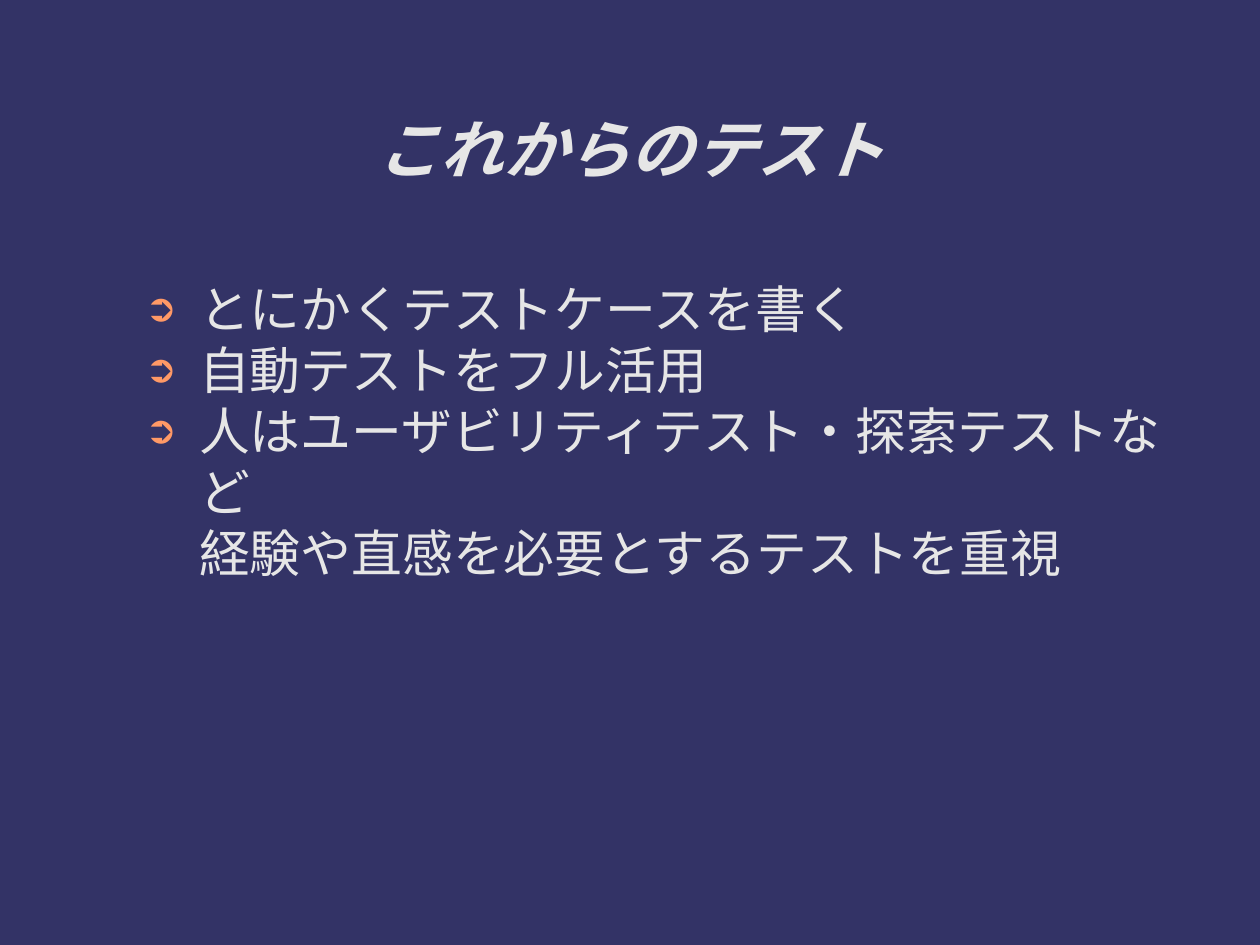
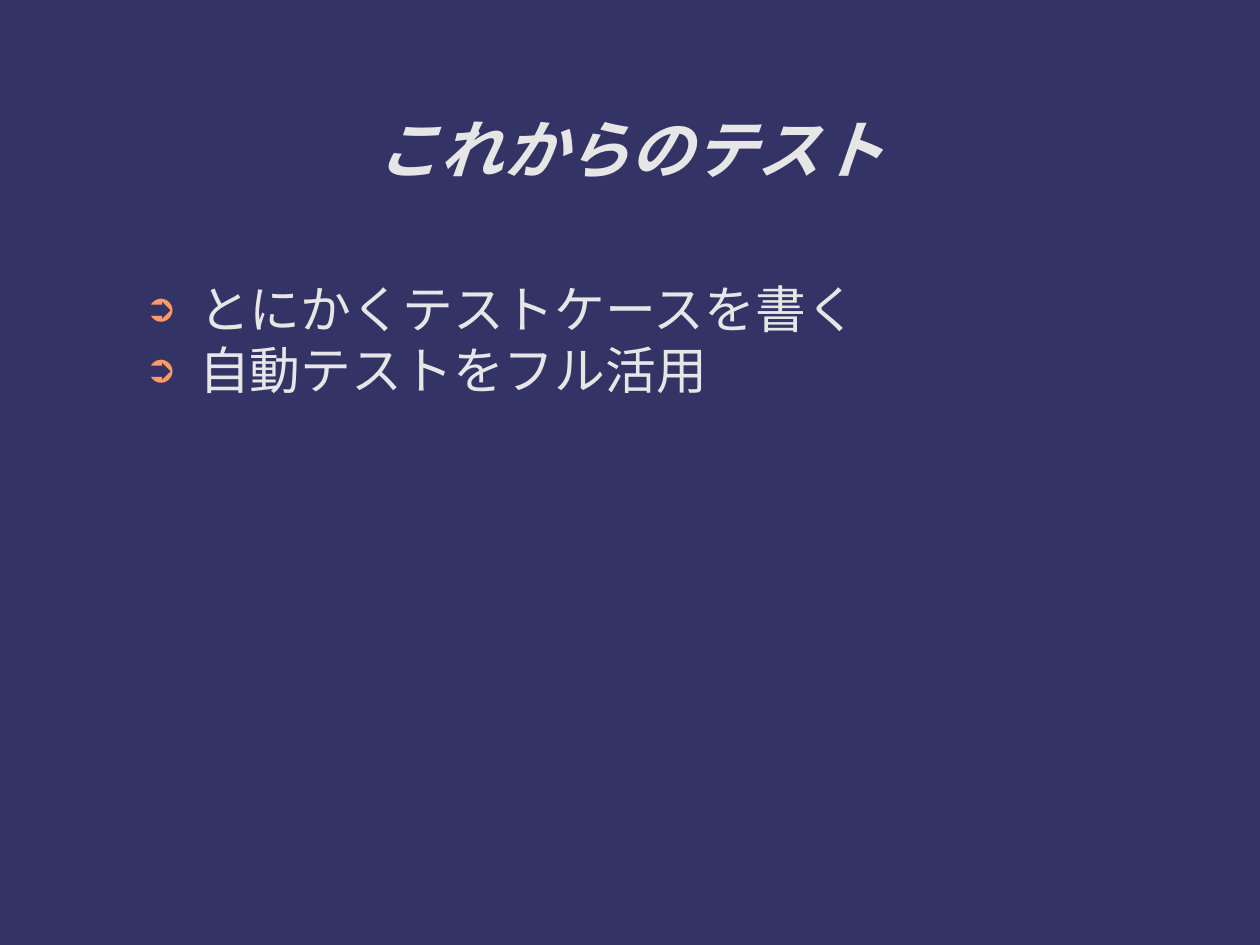
Before and after one commit to ichylinux/daddy, a slide deck: slide 14 of doc/concept.odp. Drawn at 1260x945 pixels with LibreOffice and Linux fonts; fonts in the diff are those of the drawing. Boxes give left, top, right and bottom in pixels: in the first picture for what was removed or moved away, otherwise in the second. Text is boxed around its words. In the diff, an @@ line names an element or a change of style, - is before the commit and + after.

```diff
--- a/doc/concept.odp
+++ b/doc/concept.odp
@@ text at (199,407,1160,576): paragraph removed @@
-➲ 人はユーザビリティテスト・探索テストなど
-  経験や直感を必要とするテストを重視
```
Also in this commit, not shown: 7 other slides changed.
